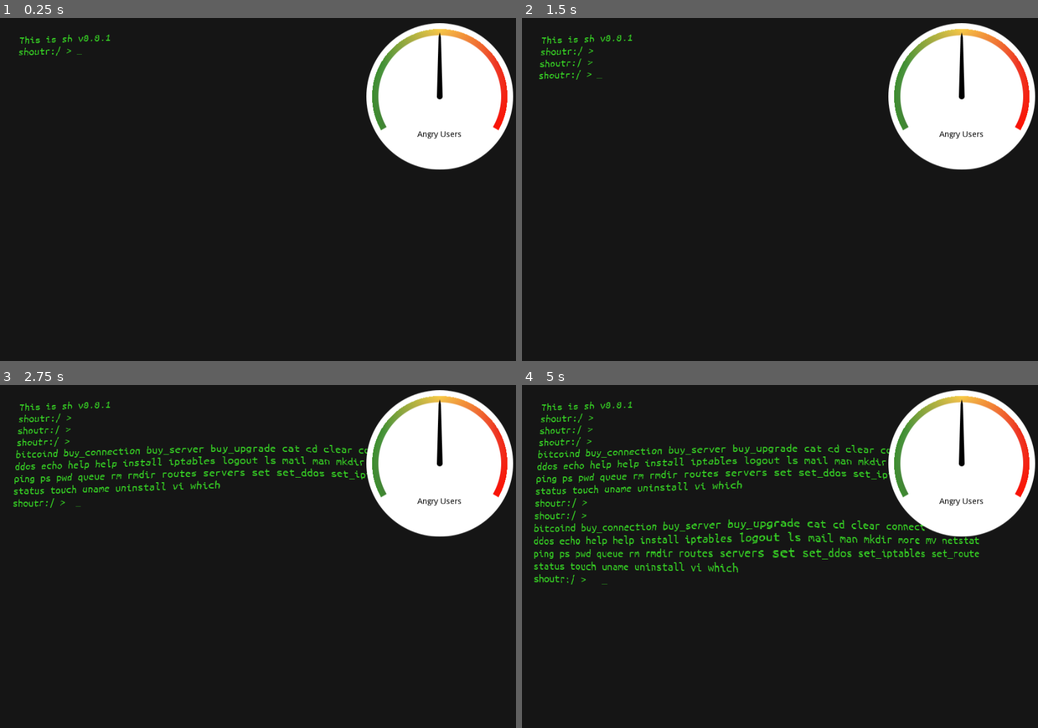
Above: before the commit, frames 1-4 (two rows, left to right).
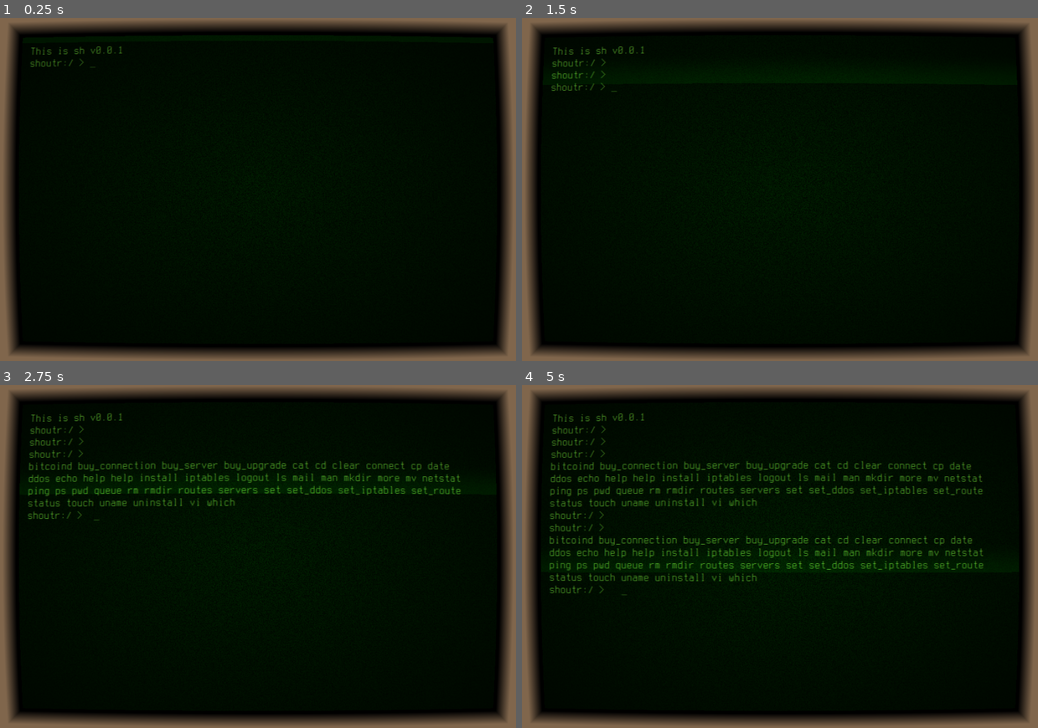
Above: after the commit, the same moments.

Repository: SmBe19/LD46
Game: Godot game, scene res://scn/root.tscn
The game is run twice, just before and just after one commit, with the same random seed, the same clock (stepped at 60 frames per second) and the same inputs.
Inputs:
- Up to frame 1 (0.25 s): no input
- Up to frame 2 (1.5 s): tap Enter at 0.5, 1.35 s; hold Right 0.53-1.28 s; tap Backspace at 0.6 s; tap Space at 0.77, 1.25 s; hold Down from 1.28 s (still down)
- Up to frame 3 (2.75 s): tap Space at 1.52 s; release Down at 2.03 s; hold Right from 2.03 s (still down); tap Tab at 2.1 s
- Up to frame 4 (5 s): release Right at 2.78 s; hold Up 2.78-3.53 s; tap Backspace at 2.85 s; tap Space at 3.02, 3.77, 4.52 s; hold Left from 3.53 s (still down); tap Enter at 3.6 s; tap Tab at 4.35 s

The runs differ from the first frame. In frame 1, 20% of the frame differs, in the area x 0-100%, y 0-100%; in frame 2, 21%; in frame 3, 24%; in frame 4, 29%.
Error in both runs: Invalid get index '0' (on base: 'Nil'). (res://src/cmd/sh.gd:63)

Commit message:
make terminal look good

Diff:
--- a/fnt/terminalfont.tres
+++ b/fnt/terminalfont.tres
@@ -1,8 +1,9 @@
 [gd_resource type="DynamicFont" load_steps=2 format=2]
 
-[sub_resource type="DynamicFontData" id=1]
-font_path = "res://fnt/UbuntuMono-Regular.ttf"
+[ext_resource path="res://fnt/TerminusTTF-4.47.0.ttf" type="DynamicFontData" id=1]
 
 [resource]
 size = 20
-font_data = SubResource( 1 )
+use_mipmaps = true
+use_filter = true
+font_data = ExtResource( 1 )
--- a/scn/root.tscn
+++ b/scn/root.tscn
@@ -6,11 +6,20 @@
 [ext_resource path="res://scn/display.tscn" type="PackedScene" id=4]
 
 [sub_resource type="StyleBoxFlat" id=1]
-bg_color = Color( 0.0823529, 0.0823529, 0.0823529, 1 )
+bg_color = Color( 0, 0, 0, 1 )
 
-[sub_resource type="ShaderMaterial" id=2]
+[sub_resource type="StyleBoxFlat" id=2]
+bg_color = Color( 0, 0, 0, 1 )
+
+[sub_resource type="ShaderMaterial" id=3]
 shader = ExtResource( 3 )
+shader_param/origin = Vector2( 20, 20 )
 shader_param/size = Vector2( 860, 560 )
+shader_param/distortion = 0.02
+shader_param/color = Color( 0, 0.6, 0, 1 )
+shader_param/border_color = Color( 0.5, 0.4, 0.3, 1 )
+shader_param/lines_velocity = 30.0
+shader_param/lines_distance = 4.0
 
 [node name="ScnRoot" type="Control"]
 anchor_right = 1.0
@@ -19,7 +28,7 @@
 "_edit_use_anchors_": false
 }
 
-[node name="Panel" type="Panel" parent="."]
+[node name="BG" type="Panel" parent="."]
 anchor_right = 1.0
 anchor_bottom = 1.0
 custom_styles/panel = SubResource( 1 )
@@ -39,18 +48,34 @@
 "_edit_use_anchors_": false
 }
 
+[node name="BG" type="Panel" parent="Terminal"]
+margin_left = 20.0
+margin_top = 20.0
+margin_right = 880.0
+margin_bottom = 580.0
+custom_styles/panel = SubResource( 2 )
+
 [node name="Buffer" type="RichTextLabel" parent="Terminal"]
-material = SubResource( 2 )
 margin_left = 20.0
 margin_top = 20.0
 margin_right = 880.0
 margin_bottom = 580.0
 custom_fonts/normal_font = ExtResource( 2 )
-custom_colors/default_color = Color( 0.211765, 0.811765, 0.141176, 1 )
+custom_colors/default_color = Color( 0.427451, 0.764706, 0.215686, 1 )
+custom_constants/shadow_as_outline = 0
 bbcode_text = "Hello world!"
 text = "Hello world!"
 scroll_active = false
 
+[node name="CRT effect" type="Panel" parent="."]
+material = SubResource( 3 )
+margin_right = 900.0
+margin_bottom = 600.0
+__meta__ = {
+"_edit_use_anchors_": false
+}
+
 [node name="Angry Users" parent="." instance=ExtResource( 4 )]
+visible = false
 position = Vector2( 767.004, 137.278 )
 value = 1.0
--- a/src/crt.shader
+++ b/src/crt.shader
@@ -1,19 +1,74 @@
 shader_type canvas_item;
 render_mode skip_vertex_transform;
 
+uniform vec2 origin;
 uniform vec2 size;
+uniform float distortion = 0.02;
+uniform vec4 color : hint_color = vec4(0., 0.6, 0., 1.0);
+
+uniform vec4 border_color : hint_color = vec4(0.5, 0.4, 0.3, 1.0) ;
+
+uniform float lines_velocity = 30.;
+uniform float lines_distance = 4.0;
+
+varying vec2 xy;
+varying mat4 world_matrix;
 
 void vertex() {
-	vec2 uv = 2. * VERTEX / size - 1.;
-	float th = atan(uv.y, uv.x);
-	float r = length(uv);
-	r = pow(r, 0.9);
+	world_matrix = WORLD_MATRIX;
+	xy = VERTEX;
+	VERTEX = (WORLD_MATRIX * vec4(VERTEX, 0., 1.)).xy;
+}
 
-	uv = r * vec2(cos(th), sin(th));
-	VERTEX = size * 0.5 * (uv + 1.);
-	VERTEX = (EXTRA_MATRIX * (WORLD_MATRIX * vec4(VERTEX, 0.0, 1.0))).xy;
+float random (float x) {
+    return fract(sin(x) * 43758.5453123);
 }
 
 void fragment() {
-	//COLOR = vec4(1., 0., 0., 1.);
+	//COLOR = vec4(xy-origin, 0., 1.);
+
+	vec2 uv = (xy - origin) / size;
+
+	//COLOR = vec4(uv, 0., 1.);
+	uv = 2.*uv - 1.;
+
+	//vec2 uv = 2.*UV - 1.;
+	float r = length(uv);
+	uv = uv + distortion*r*r*uv;//pow(r, distortion-1.);
+	//uv = 0.5*(uv+1.);
+	vec2 local = 0.5*(uv+1.)*size;//+origin;
+	vec2 world = (world_matrix * vec4(local, 0., 1.)).xy;
+	//COLOR=vec4(local, 0., 1.);
+
+
+
+	vec2 screen = world * SCREEN_PIXEL_SIZE;
+	screen.y = 1.-screen.y;
+	vec3 c = texture(SCREEN_TEXTURE, screen).rgb;
+	COLOR = vec4(c, 1.0);
+	c += 0.1 * color.rgb;
+	vec3 lc = texture(SCREEN_TEXTURE, screen-vec2(1.38, 0.)*SCREEN_PIXEL_SIZE).rgb;
+	//vec3 rc = texture(SCREEN_TEXTURE, screen+vec2(1.38, 0.)*SCREEN_PIXEL_SIZE).rgb;
+
+	vec3 final_color = c*vec3(0.25,0.5,0.75)+lc*vec3(0.75,0.5,0.25);//0.264 * c + 0.368 * (lc+rc);
+
+	float line = abs(mod(local.y, 2.)-1.);
+	final_color *= 1.-0.4*(1.-line);
+
+	// scanline
+	final_color += 0.1 * fract(smoothstep(-1.2, -1.0, uv.y-2.2*fract(TIME*0.1))) * color.rgb;
+
+	// static
+	final_color += 0.2 * random(dot(vec3(uv, TIME), vec3(12.9898,78.233, 1.))) * (1.-0.7*r) * color.rgb;
+
+	// flicker
+	final_color *= 1.+(random(TIME)-0.5)*0.1;
+
+	// clip border
+	float border = max((abs(uv).x-1.)*size.x, (abs(uv).y-1.)*size.y);
+	final_color *= step(10., -border);
+	final_color += max(0., min(1., 0.02*border)) * border_color.rgb;
+	COLOR = vec4(final_color, 1.0);
+	//COLOR = vec4(SCREEN_UV - screen, 0., 1.);
+
 }
Binary file added: fnt/TerminusTTF-4.47.0.ttf
Not shown: 1 places in scn/root.tscn that only renumber resources
